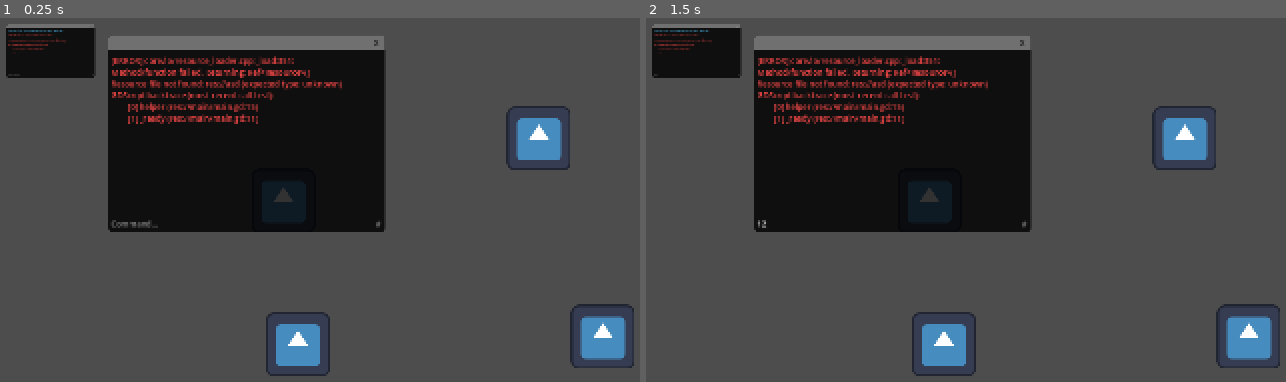
Above: before the commit, frames 1-2 (left to right).
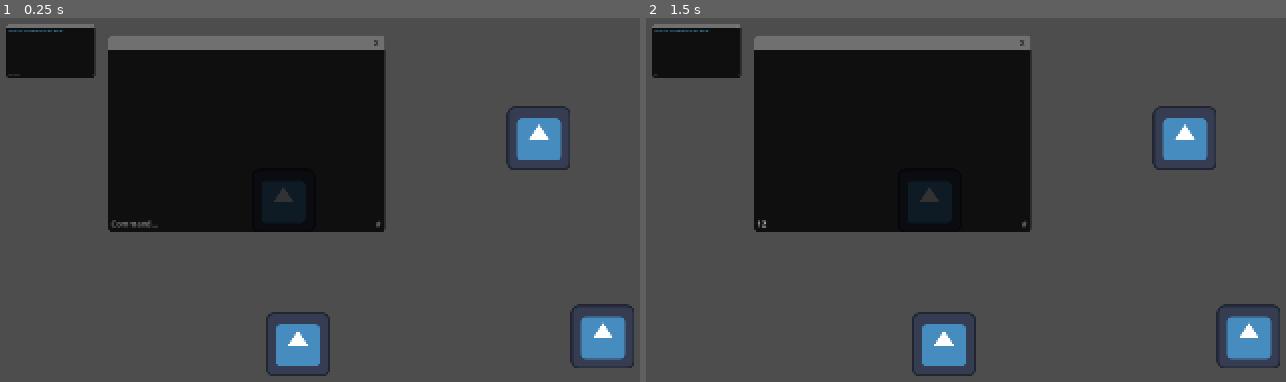
Above: after the commit, the same moments.

Repository: Tibi3/godot-common-scripts
Game: Godot game, scene res://main/main.tscn
Two runs of this game, one before a commit and one after it. Both use one fixed random seed, a clock stepped at 60 frames per second and the inputs below. The engine's default icon, where the game draws it, is replaced by a stand-in: a white triangle on a blue panel in a dark square.
Inputs (mouse positions are in pixels of both pictures, inside the frame that each line leads up to):
- Up to frame 1 (0.25 s): no input
- Up to frame 2 (1.5 s): click (697, 76) at 0.52 s; type "12" at 0.6 s; click (889, 225) at 0.75 s; type "12" at 0.83 s; click "X" at 1.25 s

The runs differ from the first frame. In frame 1, 2.3% of the frame differs, in the area x 1-54%, y 4-30%; in frame 2, 2.3%.

Commit message:
Add ObjectPool

Diff:
--- a/main/main.gd
+++ b/main/main.gd
@@ -8,8 +8,6 @@
 
 	GCS.info("Logger initialized.")
 
-	helper()
 
-
-func helper() -> void:
+func throw_error() -> void:
 	load("asd")
Not shown, added: addons/godot-common-scripts/object_pool/multi_node_pool.gd
Not shown, added: addons/godot-common-scripts/object_pool/multi_node_pool.gd.uid
Not shown, added: addons/godot-common-scripts/object_pool/node_pool.gd
Not shown, added: addons/godot-common-scripts/object_pool/node_pool.gd.uid
Not shown, added: addons/godot-common-scripts/object_pool/object_pool.gd
Not shown, added: addons/godot-common-scripts/object_pool/object_pool.gd.uid
Not shown, changed: README.md
